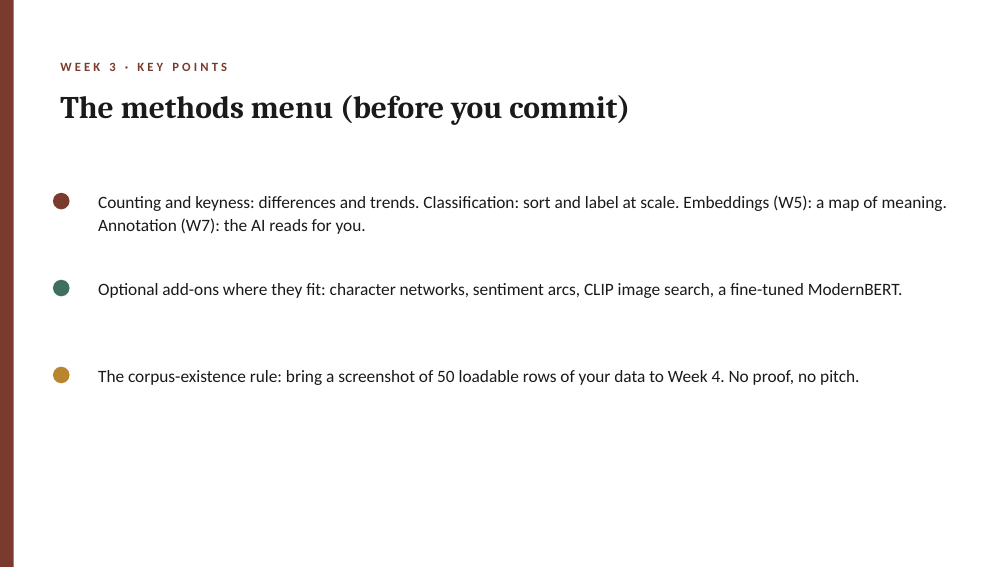
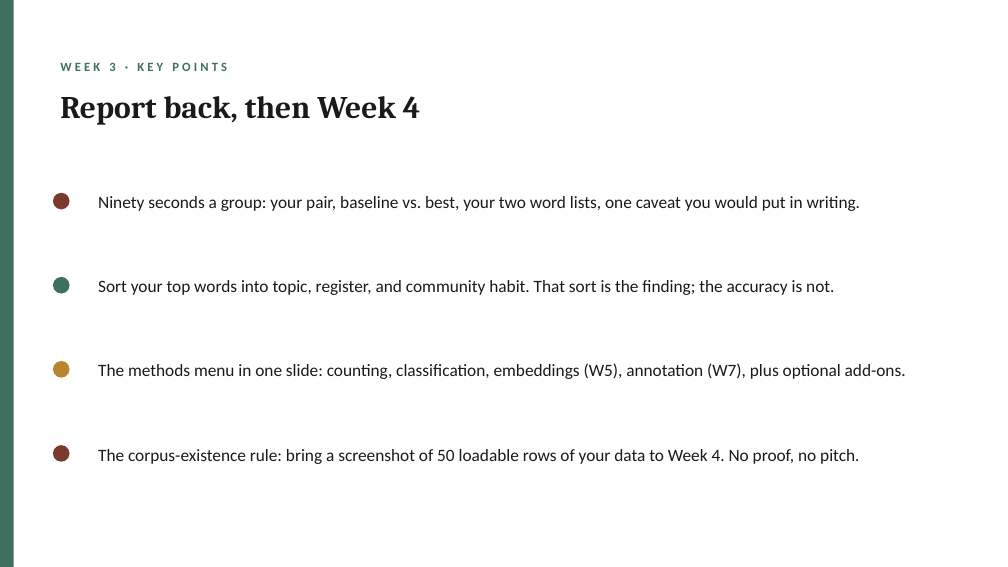
Before and after one commit to lucianli123/culture-as-data-2026, a slide deck: slide 8 of slides/pptx/week-03.pptx (slide 7 before the commit). Drawn at 1008x567 pixels with LibreOffice and Linux fonts; fonts in the diff are those of the drawing. Boxes give left, top, right and bottom in pixels: in the first picture for what was removed or moved away, otherwise in the second. Text is boxed around its words. In the diff, an @@ line names an element or a change of style, - is before the commit and + after.

```diff
--- a/slides/pptx/week-03.pptx
+++ b/slides/pptx/week-03.pptx
@@ rectangle at [0, 0, 14, 567]: fill #7A3B2E to #3F6F5F @@
@@ text "WEEK 3 · KEY POINTS" at [60, 62, 227, 71]: text colour #7A3B2E to #3F6F5F @@
@@ text at [60, 96, 420, 125]: text changed @@
-The methods menu (before you commit)
+Report back, then Week 4
@@ text at [98, 196, 860, 211]: text changed @@
-Counting and keyness: differences and trends. Classification: sort and label at scale. Embeddings (W5): a map of meaning. Annotation (W7): the AI reads for you.
+Ninety seconds a group: your pair, baseline vs. best, your two word lists, one caveat you would put in writing.
@@ text at [98, 280, 834, 295]: text changed @@
-Optional add-ons where they fit: character networks, sentiment arcs, CLIP image search, a fine-tuned ModernBERT.
+Sort your top words into topic, register, and community habit. That sort is the finding; the accuracy is not.
@@ ellipse: place and size @@
-ellipse at [53, 367, 70, 383]
+ellipse at [53, 361, 70, 378]
@@ text added at [98, 363, 906, 379], 16.5 pt, text #1A1A1A @@
+The methods menu in one slide: counting, classification, embeddings (W5), annotation (W7), plus optional add-ons.
@@ ellipse added at [53, 445, 70, 462], fill #7A3B2E @@
@@ text "The corpus-existence rule: bring a ...": place and size @@
-text "The corpus-existence rule: bring a ..." at [98, 370, 859, 385]
+text "The corpus-existence rule: bring a ..." at [98, 449, 859, 464]
```
Also in this commit, not shown: 8 other slides changed, 2 slides added, 1 slide removed, 14 other files.
